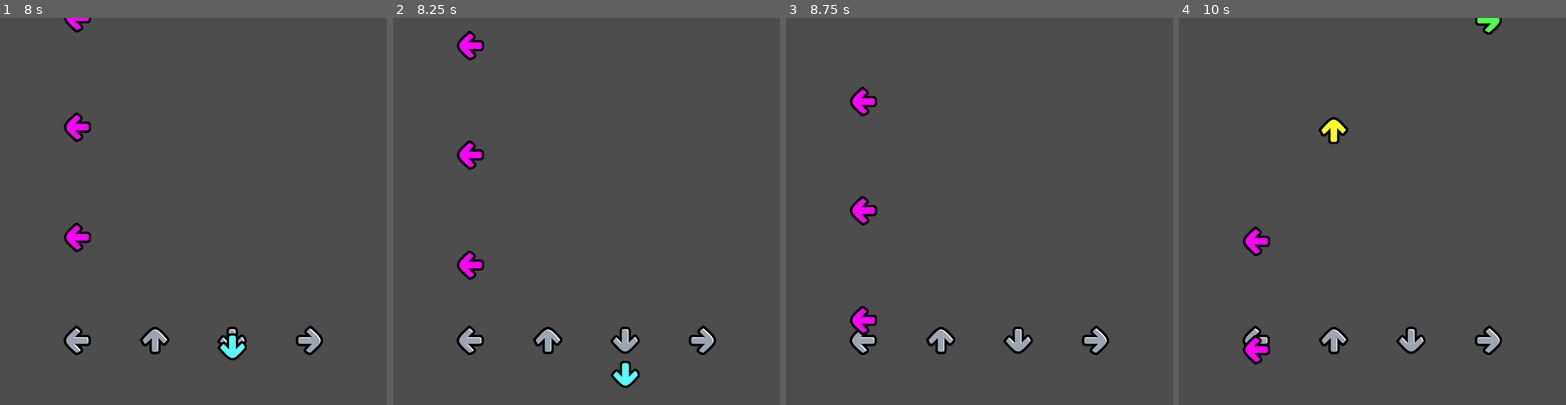
Above: before the commit, frames 1-4 (left to right).
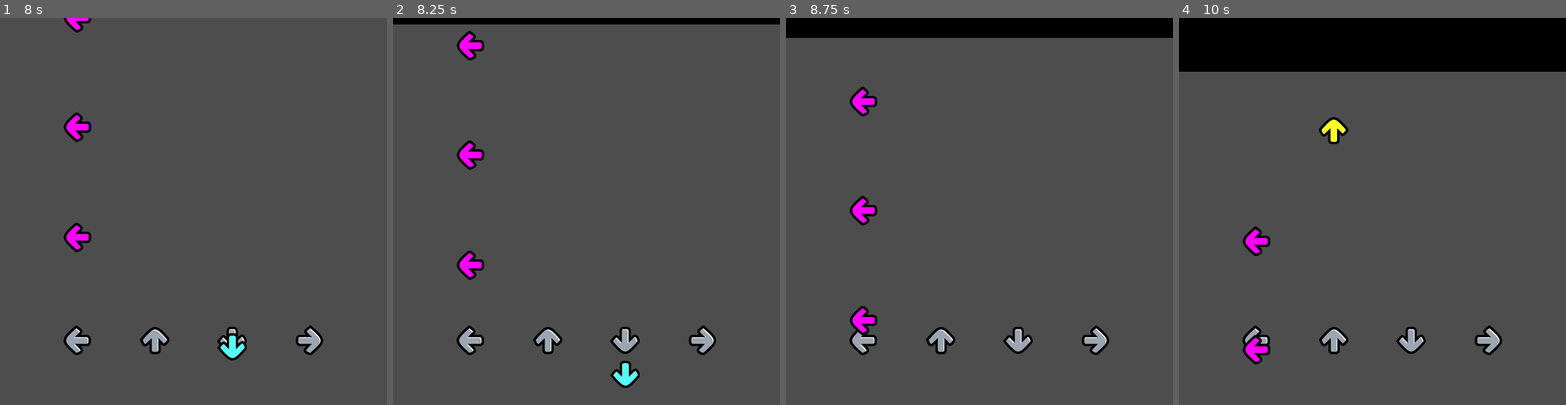
Above: after the commit, the same moments.

Repository: CalebDevonport/GameJam
Game: Godot game, scene res://main.tscn
The game is run twice, just before and just after one commit, with the same random seed, the same clock (stepped at 60 frames per second) and the same inputs.
Inputs:
- Up to frame 1 (8 s): tap Enter at 0.5 s; hold D (input_right) 0.53-1.28 s; hold Down (input_down) 1.28-2.03 s; hold D (input_right) 2.03-2.78 s; hold W (input_up) 2.78-3.53 s; hold A (input_left) 3.53-5.03 s; hold Down (input_down) 5.03-5.78 s; hold D (input_right) 5.78-6.53 s; hold W (input_up) 6.53-7.28 s; hold D (input_right) from 7.28 s (still down)
- Up to frame 2 (8.25 s): release D (input_right) at 8.03 s; hold Down (input_down) from 8.03 s (still down)
- Up to frame 3 (8.75 s): keep holding Down (input_down)
- Up to frame 4 (10 s): release Down (input_down) at 8.78 s; hold A (input_left) 8.78-9.53 s; hold W (input_up) from 9.53 s (still down)

Frame 1 is identical in both runs. In frame 2, 1.7% of the frame differs, in the area x 0-100%, y 0-2%; in frame 3, 5.1%; in frame 4, 14%, in the area x 0-100%, y 0-14%.

Commit message:
adding box which slowly goes down

Diff:
--- /dev/null
+++ b/box.gd
@@ -0,0 +1,14 @@
+extends Node
+signal isBoxVisible
+
+# Called when the node enters the scene tree for the first time.
+func _ready():
+	return
+
+# Called every frame. 'delta' is the elapsed time since the previous frame.
+func _process(delta):
+	pass
+
+
+func _on_visible_on_screen_notifier_2d_screen_entered():
+	isBoxVisible.emit()
--- /dev/null
+++ b/box.tscn
@@ -0,0 +1,33 @@
+[gd_scene load_steps=5 format=3 uid="uid://bu0v0bhnhtiab"]
+
+[ext_resource type="Texture2D" uid="uid://b4ma2ylji7388" path="res://art/box.png" id="1_hsp0b"]
+[ext_resource type="Script" path="res://box.gd" id="1_lh5ul"]
+
+[sub_resource type="CanvasItemMaterial" id="CanvasItemMaterial_k67pb"]
+particles_animation = true
+particles_anim_h_frames = 1
+particles_anim_v_frames = 1
+particles_anim_loop = false
+
+[sub_resource type="SpriteFrames" id="SpriteFrames_piwrc"]
+animations = [{
+"frames": [{
+"duration": 1.0,
+"texture": ExtResource("1_hsp0b")
+}],
+"loop": true,
+"name": &"default",
+"speed": 5.0
+}]
+
+[node name="Box" type="Node2D"]
+material = SubResource("CanvasItemMaterial_k67pb")
+script = ExtResource("1_lh5ul")
+
+[node name="AnimatedSprite2D" type="AnimatedSprite2D" parent="."]
+z_index = 1
+sprite_frames = SubResource("SpriteFrames_piwrc")
+
+[node name="VisibleOnScreenNotifier2D" type="VisibleOnScreenNotifier2D" parent="."]
+
+[connection signal="screen_entered" from="VisibleOnScreenNotifier2D" to="." method="_on_visible_on_screen_notifier_2d_screen_entered"]
--- a/main.gd
+++ b/main.gd
@@ -3,9 +3,11 @@
 var timer: Timer
 var velocity = 200
 var spawn_points = []
+var box = null
 
 @export var arrow_scene: PackedScene
 @export var goal_scene: PackedScene
+@export var box_scene: PackedScene
 
 # Called when the node enters the scene tree for the first time.
 func _ready():
@@ -16,6 +18,13 @@
 	timer.timeout.connect(_on_timer_timeout)
 
 	var width = get_viewport().get_visible_rect().size.x
+	var height = get_viewport().get_visible_rect().size.y
+	box = box_scene.instantiate()
+	add_child(box)
+	box.position.x = 350
+	box.position.y = -770
+
+
 	var spawn_x_size = width / 5
 	spawn_points = [spawn_x_size, spawn_x_size * 2, spawn_x_size * 3, spawn_x_size * 4]
 	for i in spawn_points.size():
@@ -25,7 +34,8 @@
 
 # Called every frame. 'delta' is the elapsed time since the previous frame.
 func _process(delta):
-	pass
+	box.position.y = box.position.y + ( 50 *delta)
+
 
 func _on_timer_timeout():
 	timer.wait_time -= 0.001
--- a/main.tscn
+++ b/main.tscn
@@ -1,10 +1,12 @@
-[gd_scene load_steps=4 format=3 uid="uid://b0fuj4tpdr3g1"]
+[gd_scene load_steps=5 format=3 uid="uid://b0fuj4tpdr3g1"]
 
 [ext_resource type="Script" path="res://main.gd" id="1_02dat"]
-[ext_resource type="PackedScene" uid="uid://be0u7h1axp7bs" path="res://arrow.tscn" id="2_un8jb"]
+[ext_resource type="PackedScene" uid="uid://j2tgg3inrfi2" path="res://arrow.tscn" id="2_un8jb"]
 [ext_resource type="PackedScene" uid="uid://dcbkmfep3rx5l" path="res://goal.tscn" id="3_suevq"]
+[ext_resource type="PackedScene" uid="uid://bu0v0bhnhtiab" path="res://box.tscn" id="4_2lkmj"]
 
 [node name="Main" type="Node"]
 script = ExtResource("1_02dat")
 arrow_scene = ExtResource("2_un8jb")
 goal_scene = ExtResource("3_suevq")
+box_scene = ExtResource("4_2lkmj")
Binary file added: art/box.png
Not shown, added: art/box.png.import
